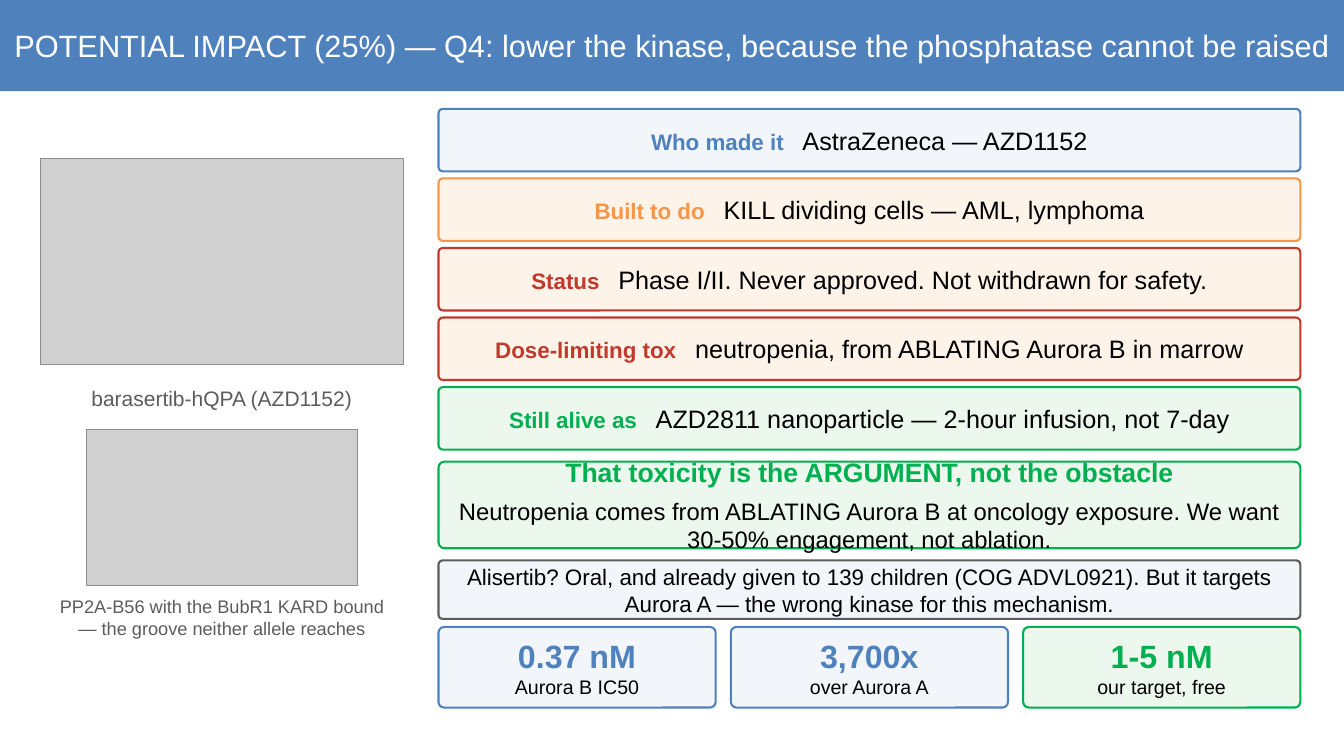
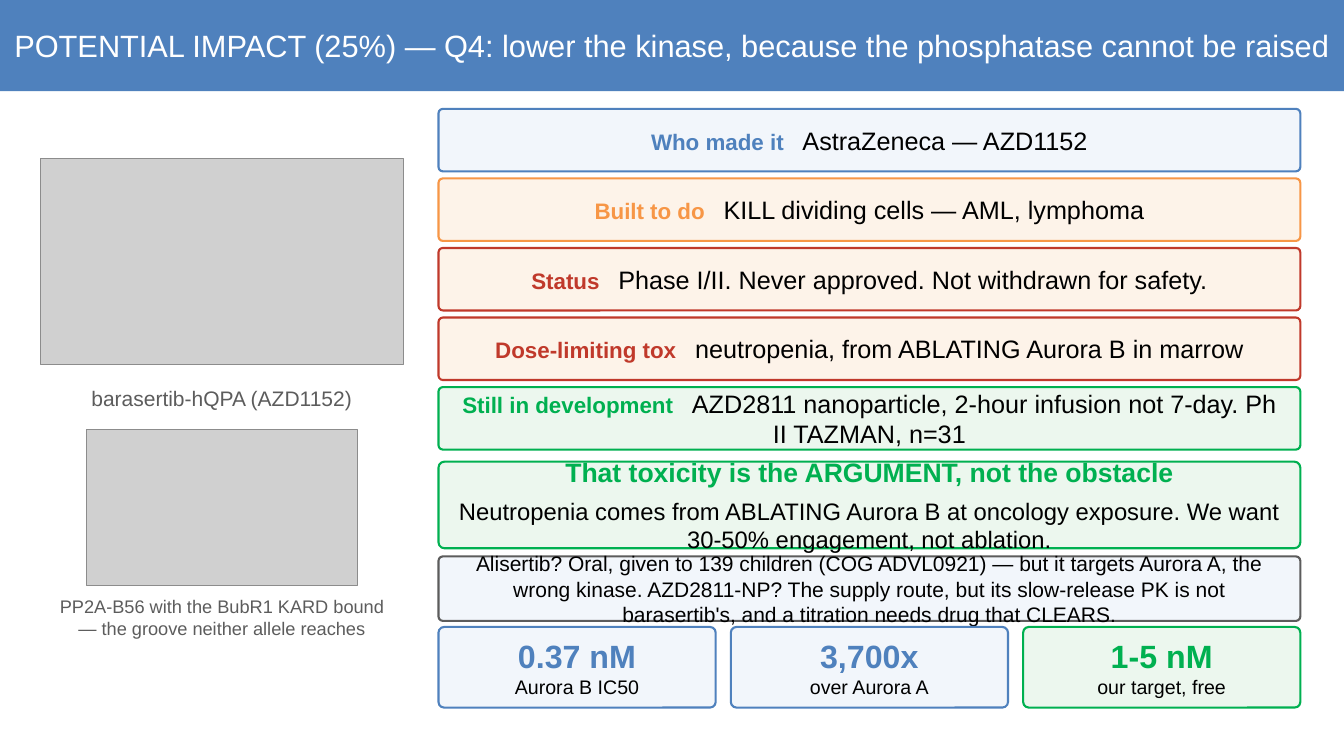
Before and after one commit to asheus/mva-track2-2026, a slide deck: slide 10 of docs/mva/MVA-Track2.pptx. Drawn at 1344x756 pixels with LibreOffice and Linux fonts; fonts in the diff are those of the drawing; grey boxes stand for pictures. Boxes give left, top, right and bottom in pixels: in the first picture for what was removed or moved away, otherwise in the second. Text is boxed around its words. In the diff, an @@ line names an element or a change of style, - is before the commit and + after.

Commit message:
Deck: TAZMAN named accurately; NP is the supply route, not the titration tool

```diff
--- a/docs/mva/MVA-Track2.pptx
+++ b/docs/mva/MVA-Track2.pptx
@@ text in rounded rectangle at (462,394,1276,449): text changed @@
-Still alive as AZD2811 nanoparticle — 2-hour infusion, not 7-day
+Still in development AZD2811 nanoparticle, 2-hour infusion not 7-day. Ph II TAZMAN, n=31
@@ rounded rectangle "Alisertib? Oral, given to 139 ...": place and size @@
-rounded rectangle "Alisertib? Oral, given to 139 ..." at (439,561,1301,619)
+rounded rectangle "Alisertib? Oral, given to 139 ..." at (439,557,1301,621)
@@ text in rounded rectangle at (476,555,1262,626): text changed; size 16 to 15 pt @@
-Alisertib? Oral, and already given to 139 children (COG ADVL0921). But it targets Aurora A — the wrong kinase for this mechanism.
+Alisertib? Oral, given to 139 children (COG ADVL0921) — but it targets Aurora A, the wrong kinase. AZD2811-NP? The supply route, but its slow-release PK is not barasertib's, and a titration needs drug that CLEARS.
```
Also in this commit, not shown: 1 other file.
